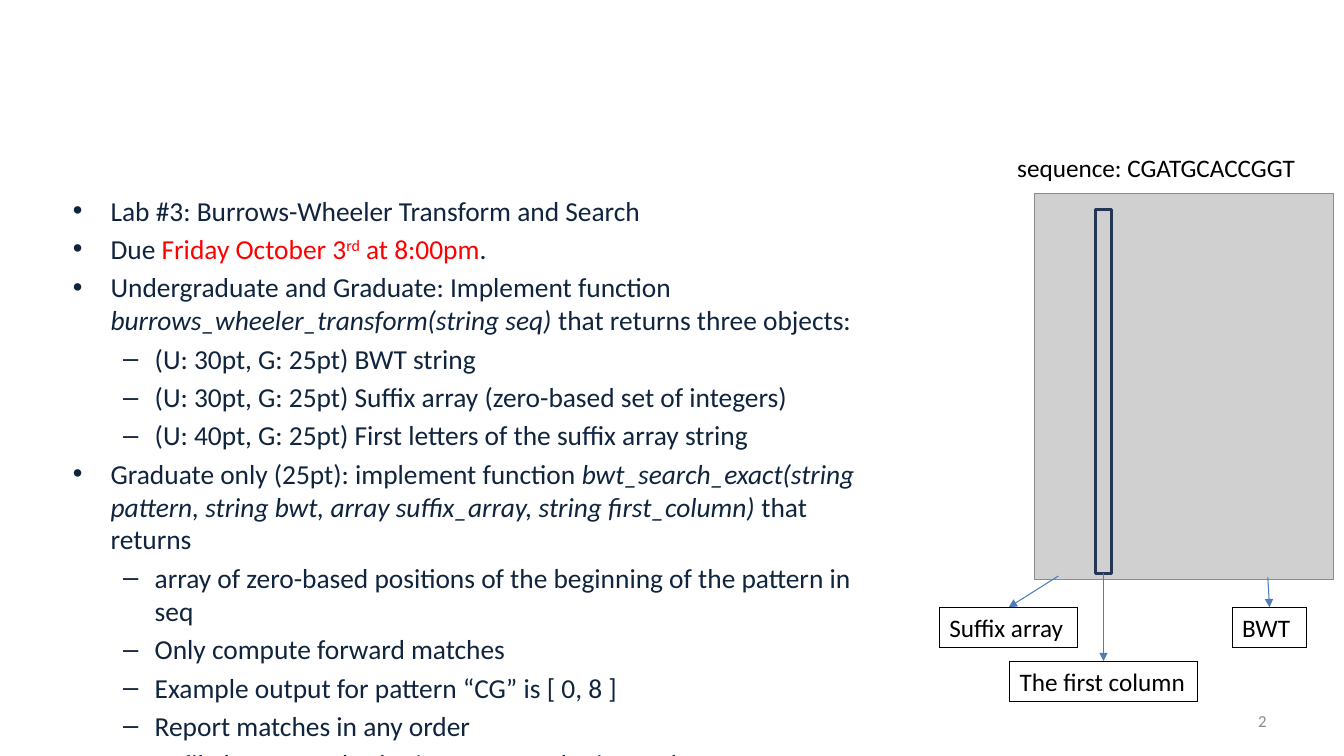
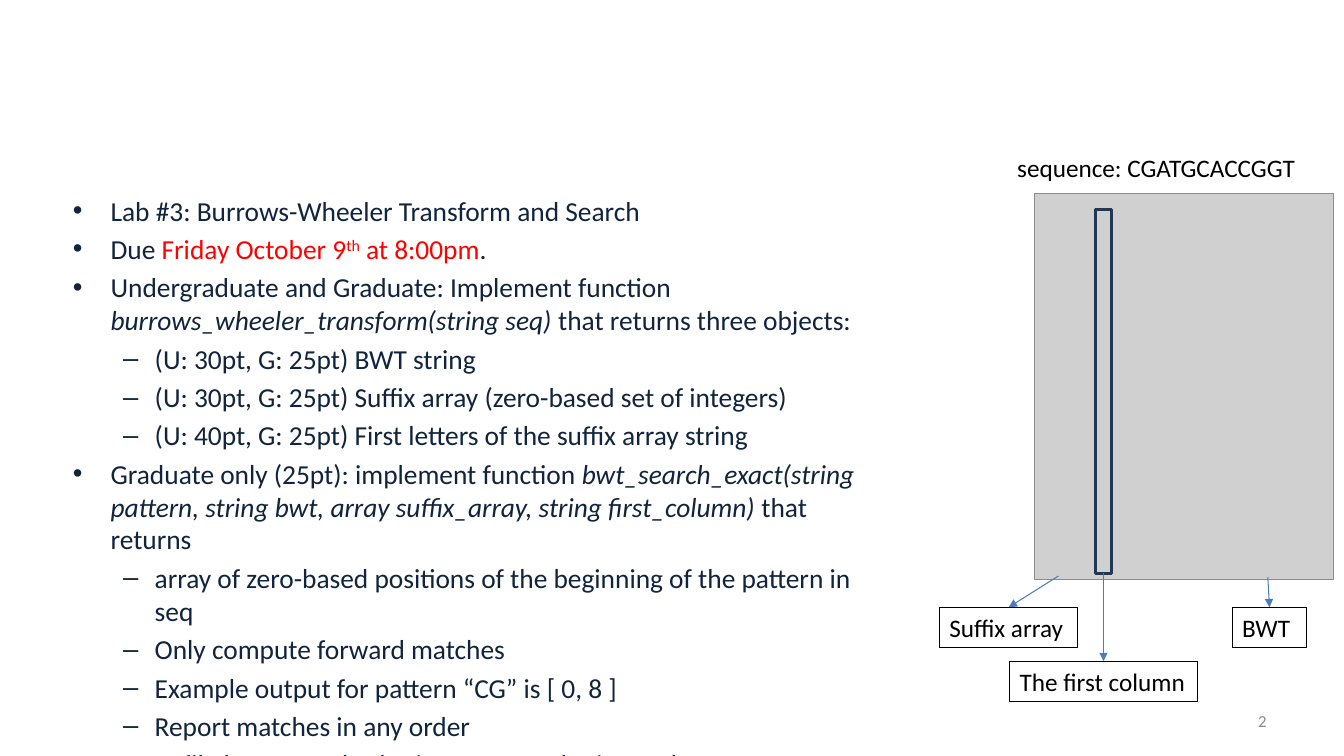
Before and after one commit to alekseyzimin/BME-Algorithms-for-Analysis-of-Genomic-Data, a slide deck: slide 2 of Fall 2026/Week 5 -- Genome Assembly Algorithms.pptx. Drawn at 1344x756 pixels with LibreOffice and Linux fonts; fonts in the diff are those of the drawing; grey boxes stand for pictures; background and template pictures are left out. Boxes give left, top, right and bottom in pixels: in the first picture for what was removed or moved away, otherwise in the second. Text is boxed around its words. In the diff, an @@ line names an element or a change of style, - is before the commit and + after.

```diff
--- a/Fall 2026/Week 5 -- Genome Assembly Algorithms.pptx
+++ b/Fall 2026/Week 5 -- Genome Assembly Algorithms.pptx
@@ text at box(111, 240, 486, 264): text changed @@
-• Due Friday October 3rd at 8:00pm.
+• Due Friday October 9th at 8:00pm.
```
Also in this commit, not shown: 9 other slides changed, 6 slides added.
